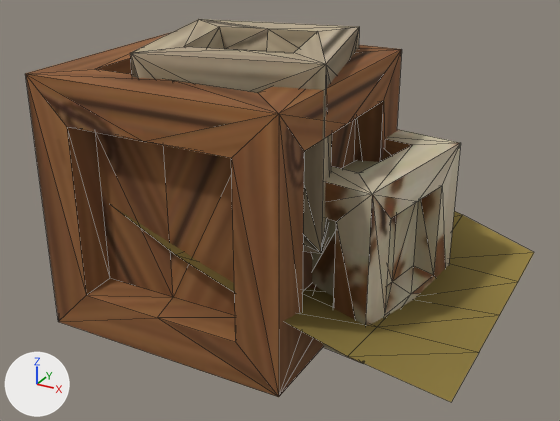
What one commit did to the glTF model public/assets/world/crate_stack/model.glb.
Both versions are drawn from a 50 mm camera at (0.639, -1.284, 0.829) aimed at (-0.039, -0.051, 0.213). Arrows for +X, +Y and +Z are at lower left; the lights stay in place. The first picture is the older version. Mesh edges are drawn as thin lines. Where no turn or scale is listed for an object, it has been applied to the vertices. Vertices at exactly the same position are counted once.

Objects in the first picture: 'crate_stack'.
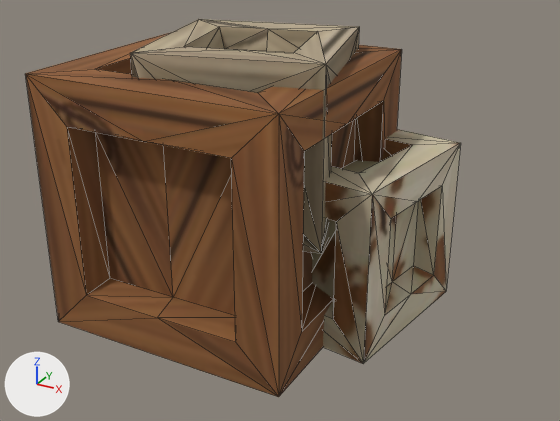
The newer file is also turned or shifted as a whole; pictures and numbers use the older file's frame.

Where the change shows, as pixel boxes (x1, y1, x2, y2) in the pictures (560 x 421 px):
'crate_stack', reshaped (14% narrower)
    before: (25, 19, 534, 402)
    after: (25, 19, 461, 397)
part 1 of me_crate_stack, deleted
    before: (114, 207, 534, 402)
part 2 of me_crate_stack, recoloured
    both: (279, 208, 454, 386)

What changed in the scene script:
```text
Change me_crate_stack:
    used by ob_crate_stack; location = (0.0, 0.0, 0.273)
    remove me_crate_stack.from_pydata(...)  # 249 vertices, 460 faces; spans x -0.394..0.394, y -0.326..0.326, z -0.273..0.273
    add me_crate_stack.from_pydata(...)  # 224 vertices, 428 faces; spans x -0.394..0.249, y -0.326..0.217, z -0.273..0.273
    me_crate_stack part 1: the loose piece of 25 vertices spanning x -0.279..0.394, y -0.314..0.326, z -0.222..-0.006 is deleted
    me_crate_stack part 2: 103 kept faces spanning x -0.394..0.249, y -0.326..0.217, z -0.273..0.231 get new vertex colours; the middle colour goes from light grey #c6c4bb to light grey #ceccc3
    remove me_crate_stack.materials.append(mat_cove_atlas_ds)
```
